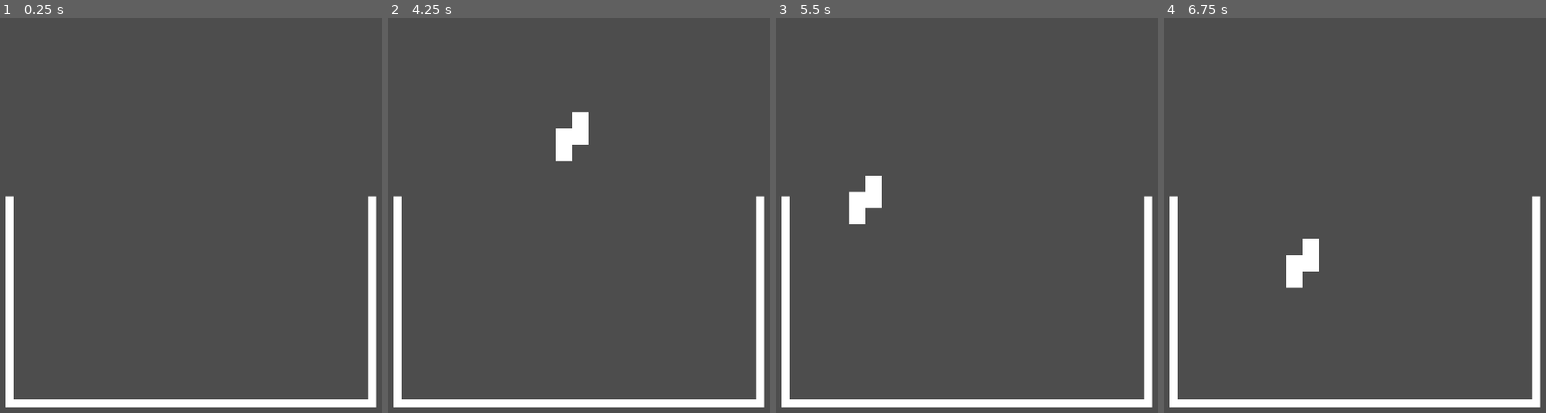
Above: before the commit, frames 1-4 (left to right).
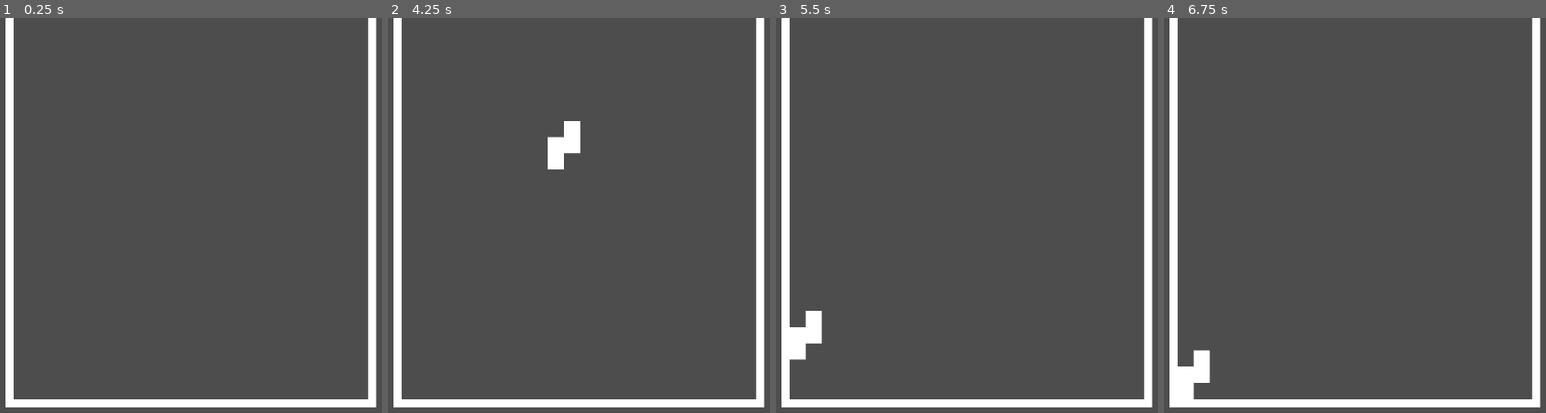
Above: after the commit, the same moments.

Repository: kksgandhi/other-peoples-money
Game: Godot game, scene res://scenes/game.tscn
The game is run twice, just before and just after one commit, with the same random seed, the same clock (stepped at 60 frames per second) and the same inputs.
Inputs:
- Up to frame 1 (0.25 s): no input
- Up to frame 2 (4.25 s): tap Enter at 0.5, 2, 3.5 s; hold Right (right) 0.53-1.28 s; tap Space at 1.25, 2.75 s; hold Left (left) 1.28-2.03 s; hold Right (right) 2.03-3.53 s; hold Left (left) from 3.53 s (still down); tap Escape (debug) at 4.15 s
- Up to frame 3 (5.5 s): keep holding Left (left)
- Up to frame 4 (6.75 s): release Left (left) at 5.78 s; hold Right (right) from 5.78 s (still down)

The runs differ from the first frame. In frame 1, 2.1% of the frame differs, in the area x 1-99%, y 0-46%; in frame 2, 2.7%; in frame 3, 3.5%, in the area x 1-99%, y 0-87%; in frame 4, 3.5%.

Commit message:
move camera upwards when many tetrominos are added

Diff:
--- a/project.godot
+++ b/project.godot
@@ -30,11 +30,18 @@
 left={
 "deadzone": 0.5,
 "events": [Object(InputEventKey,"resource_local_to_scene":false,"resource_name":"","device":-1,"window_id":0,"alt_press …(182 unchanged characters)…
+, Object(InputEventKey,"resource_local_to_scene":false,"resource_name":"","device":-1,"window_id":0,"alt_pressed":false,"shift_pressed":false,"ctrl_pressed":false,"meta_pressed":false,"pressed":false,"keycode":0,"physical_keycode":65,"key_label":0,"unicode":97,"echo":false,"script":null)
 ]
 }
 right={
 "deadzone": 0.5,
 "events": [Object(InputEventKey,"resource_local_to_scene":false,"resource_name":"","device":-1,"window_id":0,"alt_press …(182 unchanged characters)…
+, Object(InputEventKey,"resource_local_to_scene":false,"resource_name":"","device":-1,"window_id":0,"alt_pressed":false,"shift_pressed":false,"ctrl_pressed":false,"meta_pressed":false,"pressed":false,"keycode":0,"physical_keycode":68,"key_label":0,"unicode":115,"echo":false,"script":null)
+]
+}
+rotate={
+"deadzone": 0.5,
+"events": [Object(InputEventKey,"resource_local_to_scene":false,"resource_name":"","device":-1,"window_id":0,"alt_pressed":false,"shift_pressed":false,"ctrl_pressed":false,"meta_pressed":false,"pressed":false,"keycode":0,"physical_keycode":83,"key_label":0,"unicode":114,"echo":false,"script":null)
 ]
 }
 
--- a/scenes/game.gd
+++ b/scenes/game.gd
@@ -1,11 +1,27 @@
 extends Node2D
 
-const tetromino = preload("res://scenes/tetrominos/tetromino_s.tscn")
-
+const tetromino_scene = preload("res://scenes/tetrominos/tetromino_s.tscn")
 
 func _input(event):
   if event.is_action_pressed("debug"):
-    var spawned_tetromino = tetromino.instantiate()
+    var spawned_tetromino = tetromino_scene.instantiate()
     %tetrominos.add_child(spawned_tetromino)
     spawned_tetromino.position = %SpawnLocation.position
     spawned_tetromino.scale = Vector2(32, 32)
+
+@export var camera_move_speed := 0.1
+func _process(_delta):
+  move_upwards_as_tetrominos_fall()
+  %MainCamera.position = lerp(%MainCamera.position, %CameraDestination.position, camera_move_speed)
+
+@export var breaking_position = 400
+@export var game_movement_offset = 500
+func move_upwards_as_tetrominos_fall():
+  var highest_tetromino_y_position = 810
+  for tetromino in %tetrominos.get_children():
+    if tetromino.is_frozen and tetromino.position.y < highest_tetromino_y_position:
+      highest_tetromino_y_position = tetromino.position.y
+  if highest_tetromino_y_position < breaking_position:
+    var desired_offset = highest_tetromino_y_position - game_movement_offset
+    %CameraDestination.position.y = %OriginalCameraDestination.position.y + desired_offset
+    %SpawnLocation.position.y = %OriginalSpawnLocation.position.y + desired_offset
--- a/scenes/game.tscn
+++ b/scenes/game.tscn
@@ -20,20 +20,38 @@
 texture = ExtResource("1_5gkvc")
 
 [node name="RightWall" parent="Walls" instance=ExtResource("3_r4ug3")]
-position = Vector2(1028, 552)
-scale = Vector2(16, 400)
+position = Vector2(1028, -4248)
+scale = Vector2(16, 10000)
 
 [node name="Bottom" parent="Walls" instance=ExtResource("3_r4ug3")]
 position = Vector2(670, 760)
 scale = Vector2(700, 16)
 
 [node name="LeftWall" parent="Walls" instance=ExtResource("3_r4ug3")]
-position = Vector2(312, 552)
-scale = Vector2(16, 400)
+position = Vector2(312, -4248)
+scale = Vector2(16, 10000)
 
 [node name="SpawnLocation" type="Marker2D" parent="."]
 unique_name_in_owner = true
 position = Vector2(670, 226)
 
+[node name="OriginalSpawnLocation" type="Marker2D" parent="."]
+unique_name_in_owner = true
+position = Vector2(670, 226)
+
 [node name="tetrominos" type="Node2D" parent="."]
 unique_name_in_owner = true
+
+[node name="CameraStuff" type="Node2D" parent="."]
+
+[node name="MainCamera" type="Camera2D" parent="CameraStuff"]
+unique_name_in_owner = true
+position = Vector2(720, 405)
+
+[node name="CameraDestination" type="Marker2D" parent="CameraStuff"]
+unique_name_in_owner = true
+position = Vector2(720, 405)
+
+[node name="OriginalCameraDestination" type="Marker2D" parent="CameraStuff"]
+unique_name_in_owner = true
+position = Vector2(720, 405)
--- a/scenes/tetrominos/tetromino_s.tscn
+++ b/scenes/tetrominos/tetromino_s.tscn
@@ -6,6 +6,8 @@
 [node name="Sprite2D" type="CharacterBody2D"]
 position = Vector2(0, 0.5)
 script = ExtResource("1_nyw3d")
+downspeed = 300
+strafespeed = 350
 
 [node name="CollisionPolygon2D" type="CollisionPolygon2D" parent="."]
 polygon = PackedVector2Array(0, -1.5, 1, -1.5, 1, 0.5, 0, 0.5, 0, 1.5, -1, 1.5, -1, -0.5, 0, -0.5)
